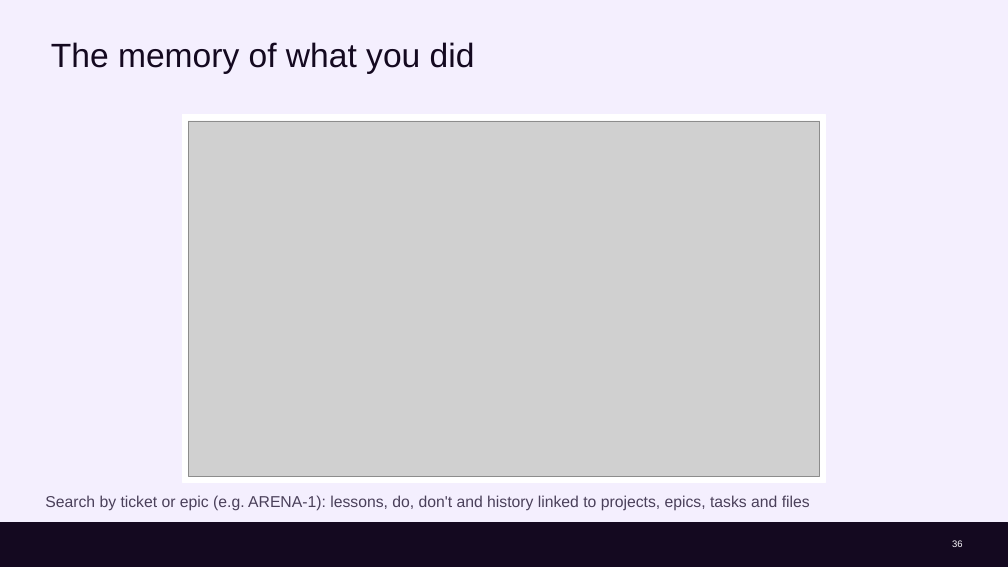
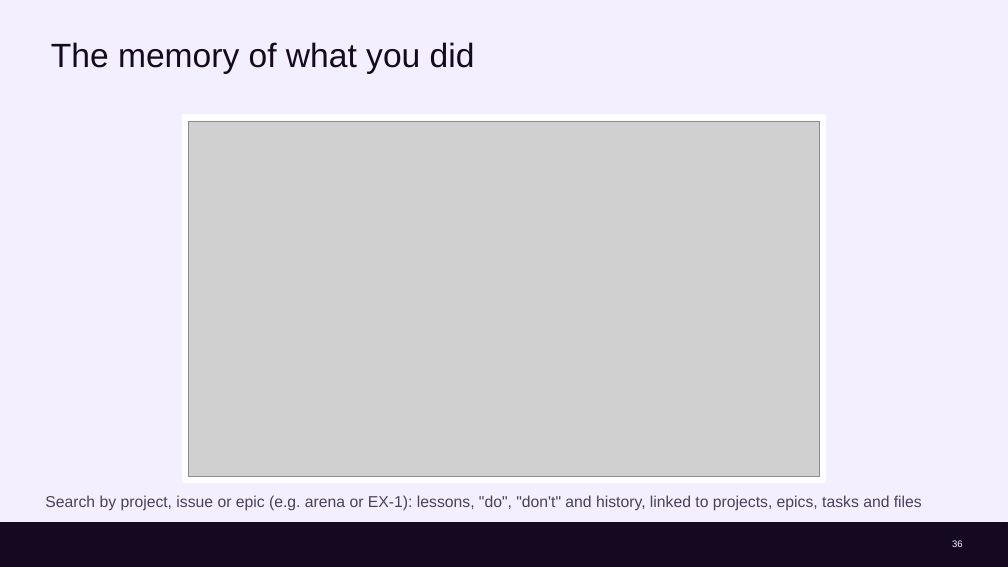
Before and after one commit to cx-guilherme-pinto/workshop-claude, a slide deck: slide 36 of slides/workshop.en.pptx. Drawn at 1008x567 pixels with LibreOffice and Linux fonts; fonts in the diff are those of the drawing; grey boxes stand for pictures; background and template pictures are left out. Boxes give left, top, right and bottom in pixels: in the first picture for what was removed or moved away, otherwise in the second. Text is boxed around its words. In the diff, an @@ line names an element or a change of style, - is before the commit and + after.

```diff
--- a/slides/workshop.en.pptx
+++ b/slides/workshop.en.pptx
@@ text at (45, 495, 922, 511): text changed @@
-Search by ticket or epic (e.g. ARENA-1): lessons, do, don't and history linked to projects, epics, tasks and files
+Search by project, issue or epic (e.g. arena or EX-1): lessons, "do", "don't" and history, linked to projects, epics, tasks and files
```
Also in this commit, not shown: 32 other slides changed, 12 other files.
